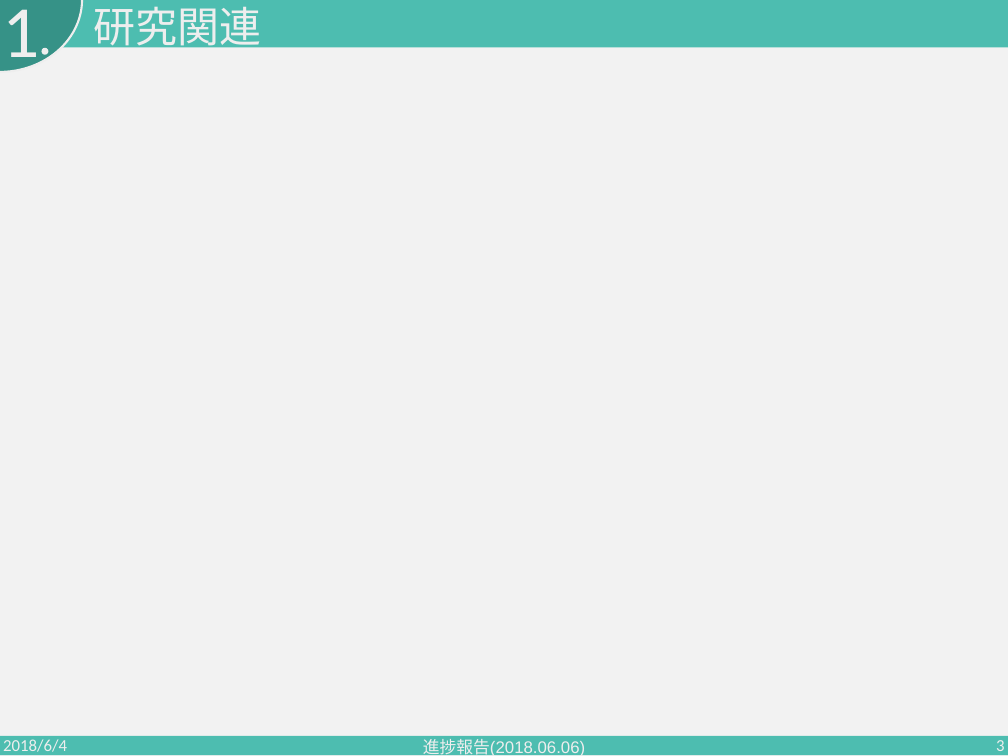
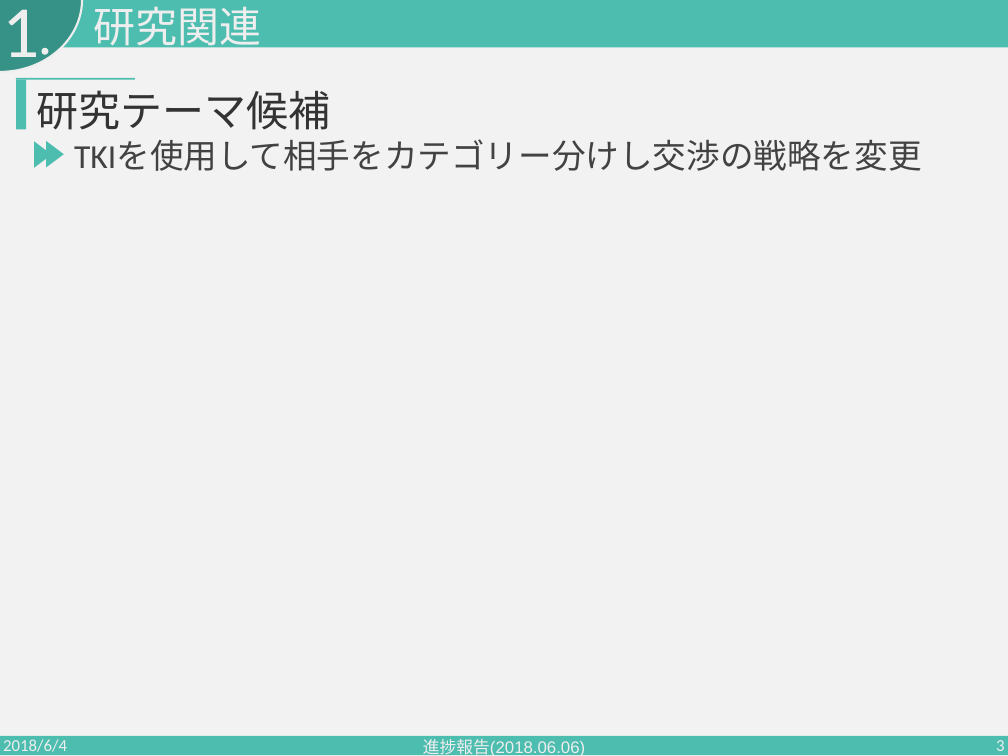
Before and after one commit to PajamaDrive/presentation, a slide deck: slide 3 of seminar2018.06.06.pptx. Drawn at 1008x756 pixels with LibreOffice and Linux fonts; fonts in the diff are those of the drawing. Boxes give left, top, right and bottom in pixels: in the first picture for what was removed or moved away, otherwise in the second. Text is boxed around its words. In the diff, an @@ line names an element or a change of style, - is before the commit and + after.

```diff
--- a/seminar2018.06.06.pptx
+++ b/seminar2018.06.06.pptx
@@ rectangle added at [16,80,26,130], fill #4DBDB0 @@
@@ rectangle added at [16,78,135,80], fill #4DBDB0 @@
@@ text added at [36,90,330,130], 60 pt, text #333333 @@
+研究テーマ候補
@@ triangle added at [34,141,52,168], fill #4DBDB0 @@
@@ triangle added at [46,141,64,167], fill #4DBDB0 @@
@@ text added at [74,140,922,171], 48 pt, text #424242 @@
+TKIを使用して相手をカテゴリー分けし交渉の戦略を変更
```
Also in this commit, not shown: 1 other slide changed, 2 slides added.
